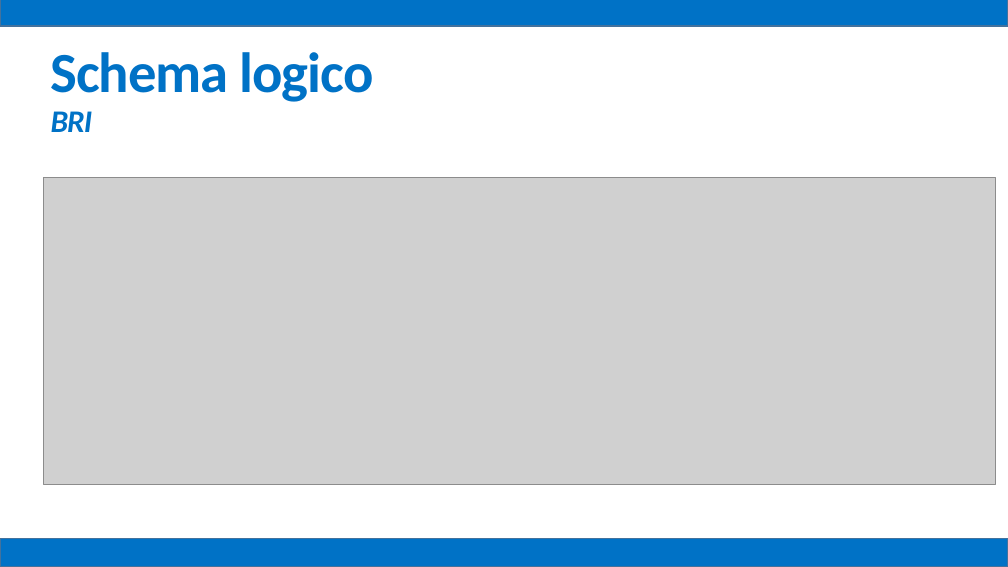
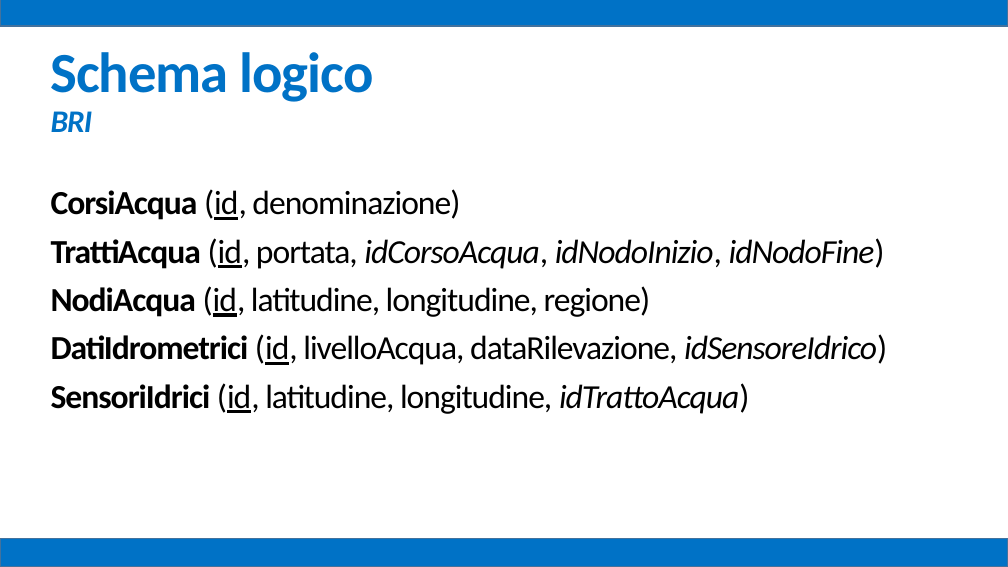
Before and after one commit to mz1991/ProgettoFebbraio2015, a slide deck: slide 49 of Febbraio 2015.pptx (slide 48 before the commit). Drawn at 1008x567 pixels with LibreOffice and Linux fonts; fonts in the diff are those of the drawing; grey boxes stand for pictures. Boxes give left, top, right and bottom in pixels: in the first picture for what was removed or moved away, otherwise in the second. Text is boxed around its words. In the diff, an @@ line names an element or a change of style, - is before the commit and + after.

```diff
--- a/Febbraio 2015.pptx
+++ b/Febbraio 2015.pptx
@@ picture removed at box(43, 177, 996, 484) @@
@@ text at box(51, 189, 887, 414): paragraphs added @@
+CorsiAcqua (id, denominazione)
+TrattiAcqua (id, portata, idCorsoAcqua, idNodoInizio, idNodoFine)
+NodiAcqua (id, latitudine, longitudine, regione)
+DatiIdrometrici (id, livelloAcqua, dataRilevazione, idSensoreIdrico)
+SensoriIdrici (id, latitudine, longitudine, idTrattoAcqua)
```
Also in this commit, not shown: 28 other slides changed, 1 slide added, 1 slide removed, 1 other file.
